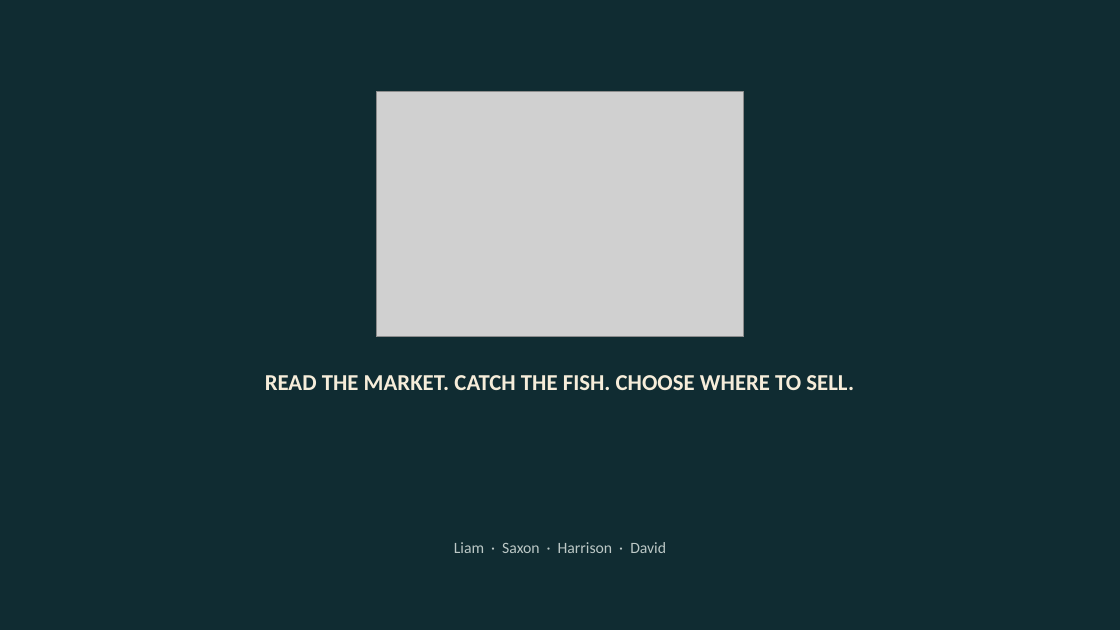
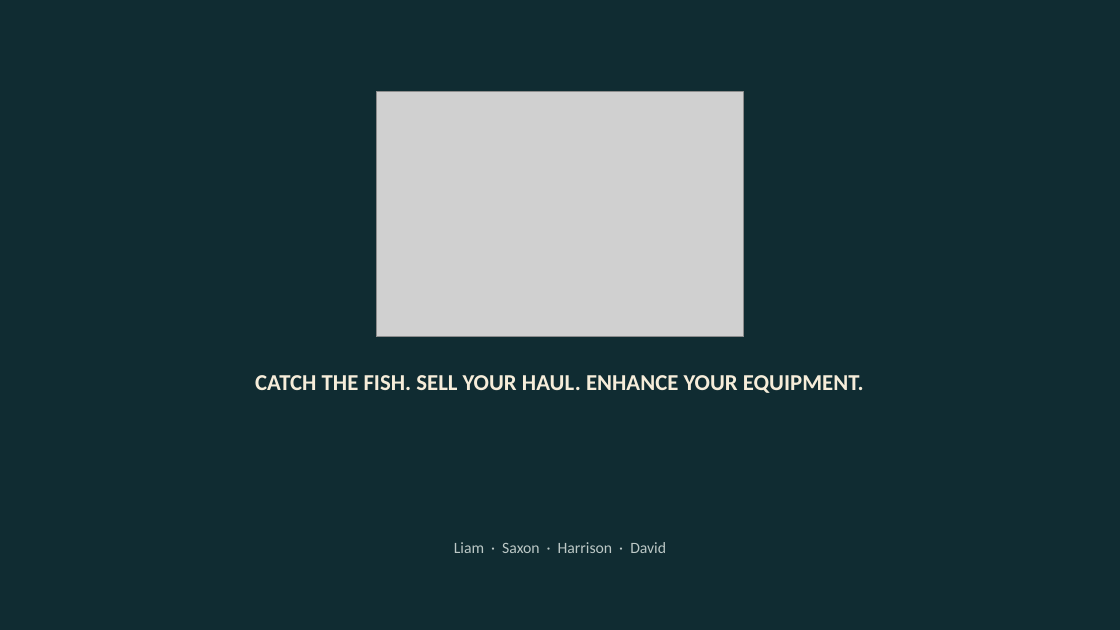
Before and after one commit to Prunty2/GameCompNew, a slide deck: slide 1 of output/presentation/FSHING-Elevator-Pitch.pptx. Drawn at 1120x630 pixels with LibreOffice and Linux fonts; fonts in the diff are those of the drawing; grey boxes stand for pictures; background and template pictures are left out; a plain dark background stands for a picture behind light text. Boxes give left, top, right and bottom in pixels: in the first picture for what was removed or moved away, otherwise in the second. Text is boxed around its words. In the diff, an @@ line names an element or a change of style, - is before the commit and + after.

```diff
--- a/output/presentation/FSHING-Elevator-Pitch.pptx
+++ b/output/presentation/FSHING-Elevator-Pitch.pptx
@@ text at (255,375,864,393): text changed @@
-READ THE MARKET. CATCH THE FISH. CHOOSE WHERE TO SELL.
+CATCH THE FISH. SELL YOUR HAUL. ENHANCE YOUR EQUIPMENT.
```
Also in this commit, not shown: 1 other slide changed.
